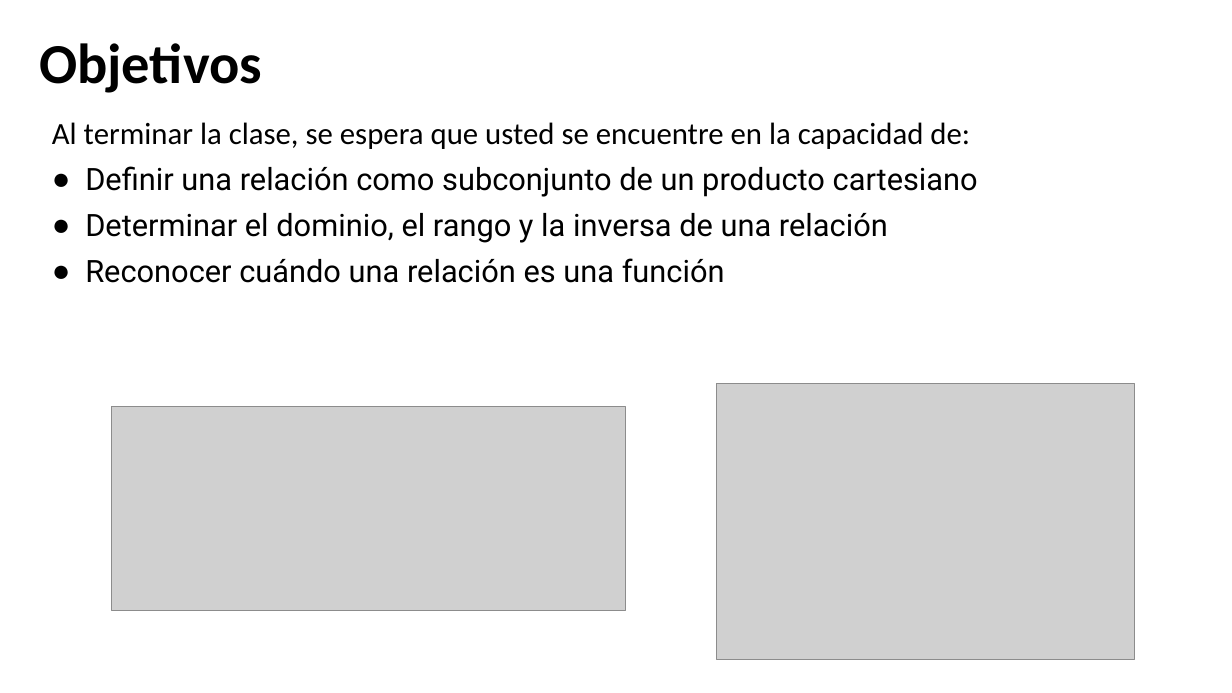
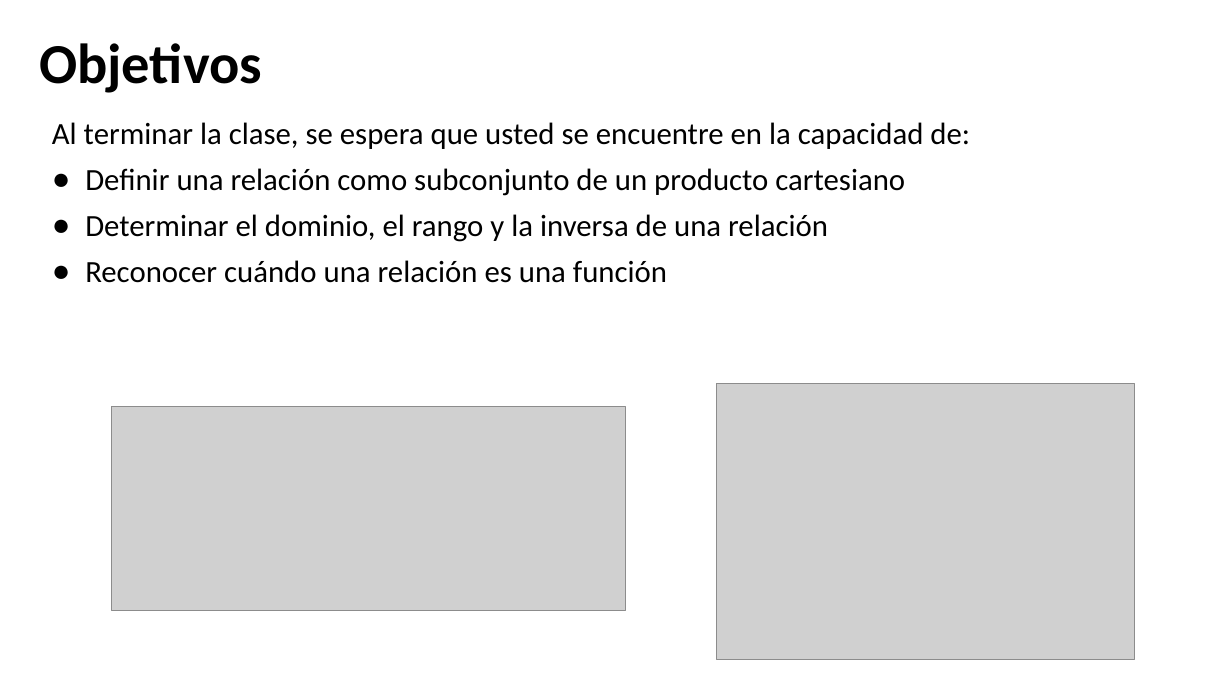
Before and after one commit to discretas1-udea/apuntes_clases_2026-2, a slide deck: slide 2 of clase-15/apuntes_clase15.pptx. Drawn at 1232x693 pixels with LibreOffice and Linux fonts; fonts in the diff are those of the drawing; grey boxes stand for pictures. Boxes give left, top, right and bottom in pixels: in the first picture for what was removed or moved away, otherwise in the second. Text is boxed around its words. In the diff, an @@ line names an element or a change of style, - is before the commit and + after.

```diff
--- a/clase-15/apuntes_clase15.pptx
+++ b/clase-15/apuntes_clase15.pptx
@@ text at box(85, 168, 905, 283): font Roboto to Calibri in "Definir una relación como subconjunto de un ...", "Determinar el dominio, el rango y la ...", "Reconocer cuándo una relación es una función" @@
```
Also in this commit, not shown: 4 other files.
